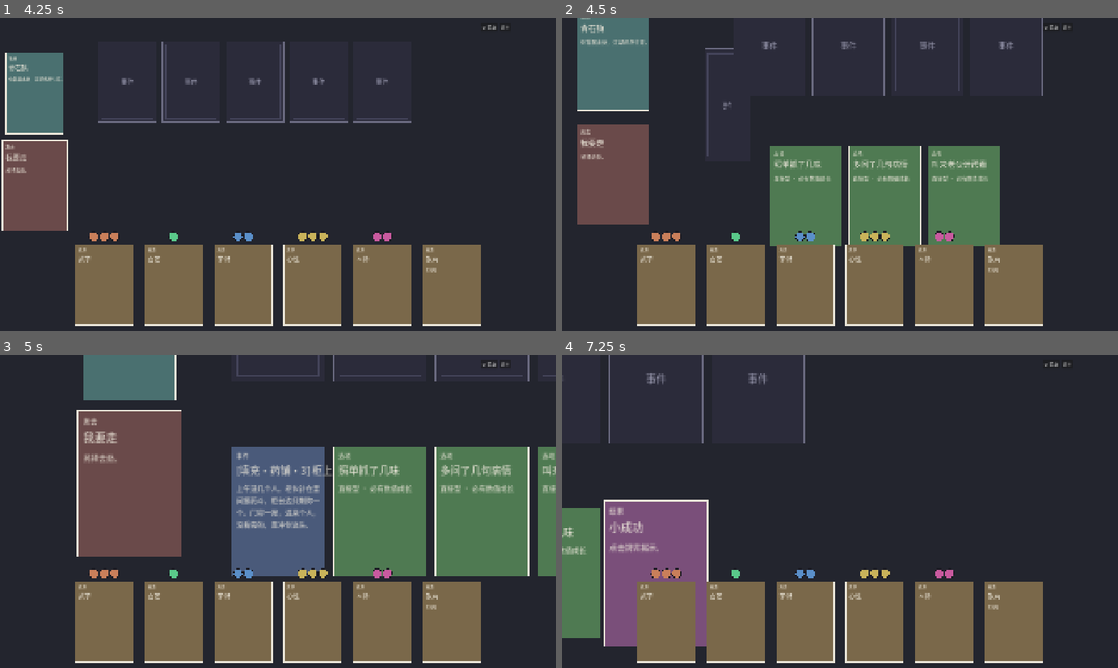
Above: before the commit, frames 1-4 (two rows, left to right).
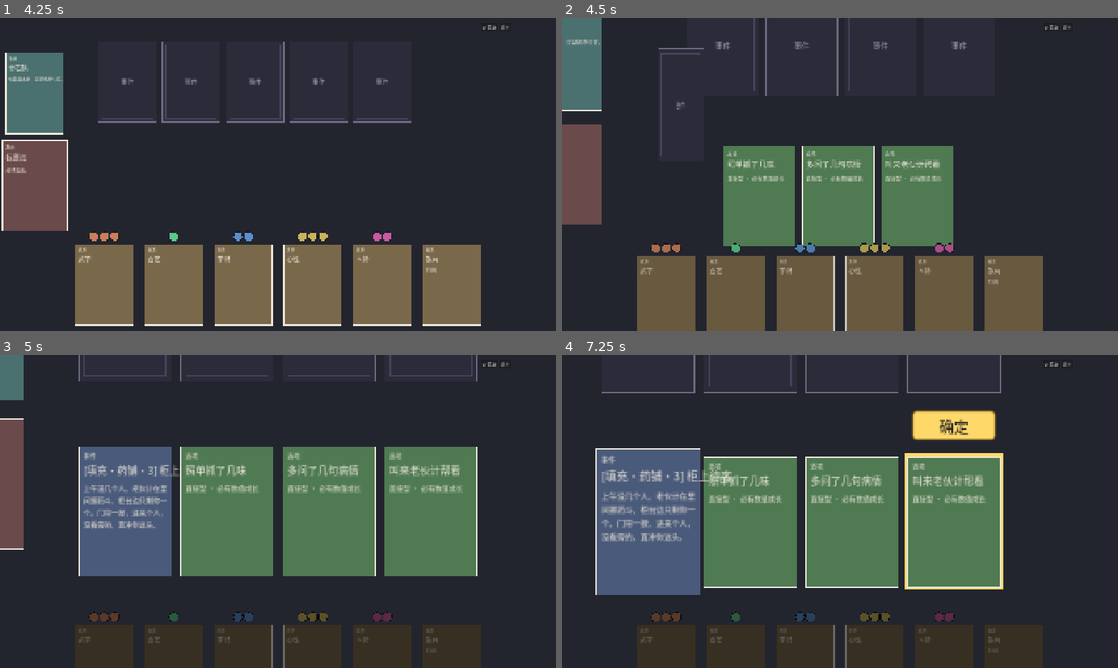
Above: after the commit, the same moments.

Repository: lwbiuchsjk/zhengdao-cards
Game: Godot game, scene res://card_table.tscn
The game is run twice, just before and just after one commit, with the same random seed, the same clock (stepped at 60 frames per second) and the same inputs.
Inputs (mouse positions are in pixels of both pictures, inside the frame that each line leads up to):
- Up to frame 1 (4.25 s): click "⚙ 菜单" at 0.5 s; click "⚙ 菜单" at 1.25 s; click "⚙ 菜单" at 2 s; tap Enter at 2.75 s; drag from (33, 93) to (33, 187) at 2.77 s; tap Space at 3.5 s; drag from (33, 277) to (33, 187) at 3.52 s
- Up to frame 2 (4.5 s): tap Enter at 4.25 s; move the mouse to (689, 80) at 4.27 s; click (689, 80) at 4.42 s
- Up to frame 3 (5 s): no input
- Up to frame 4 (7.25 s): drag from (940, 511) to (667, 621) at 5.02 s; click (795, 433) at 5.75 s, where only the run before the commit has a clickable "确定"; tap Space at 6.5 s; drag from (890, 511) to (656, 574) at 6.52 s

Frame 1 is identical in both runs. In frame 2, 21% of the frame differs, in the area x 0-87%, y 0-100%; in frame 3, 51%; in frame 4, 52%.

Commit message:
feat(UE 聚焦细化): 手牌统一收起+降亮度 + 区域聚焦 + 两步摇镜头
批次三后的聚焦系统 UE 交互细化(真源 §2.5 + §2.9 F):

- 手牌统一收起改版(_apply_hand_focus): L1/L2 聚焦均把所有手牌下移
  HAND_COLLAPSE_DY(150)、不缩小; 可投性改【降亮度压暗】(modulate 乘色
  Color(0.45..), 非 alpha 透明 — 对正式美术贴图友好): 白名单亮/非白名单暗。
- 收起态 hover 上移(card.gd set_hover_lift/_animate_lift): hover 收起手牌
  时除放大外上移回 home 完整显示, unhover 落回。抽 _restore_hand_home
  (升回 home+全亮+清 lift); _clear_option_focus_ui 不再动手牌。
- 聚焦指向固定区域(_focus_region_center = slot 1.5 中点): 事件触发锁定
  因果链区域, 点选项/结局/继续/切换选项均不移镜头(移除 _enter_focus 选项
  zoom 与 _expand_result 平移); 仅总览挂起态直接点选项才聚焦回区域。
- 点继续两步摇镜头(_camera_to_board): 先 zoom out 还原缩放 → 再平移指向
  未展开盘面卡(回盘面/骨架·自省登场同此)。拆 _focus_teardown_snap(解聚焦
  不移镜头, 镜头去向交调用方); _clear_event_chain 改用它。

验证: 编译 0 + A1 25/25 + F1 21/21 + smoke_batch2_loop 15/15 + 主场景
无报错 + GUI 验收通过。本地 /code-review(codex 异步卡死回退): 1 项已修
(_camera_to_board tween 未存句柄→后续聚焦杀不掉致双镜头抢镜, 现存
_restore_cam_tween)+ 1 低危(hover 上移与位移 tween 基准位竞态, 实际
不可达, 留 UE pass 观察)。

Co-Authored-By: Claude Opus 4.8 (1M context) <noreply@anthropic.com>

Diff:
--- a/scripts/ui/card.gd
+++ b/scripts/ui/card.gd
@@ -54,6 +54,11 @@
 var _base_scale: Vector2 = Vector2.ONE
 var _flip_tween: Tween
 var _scale_tween: Tween
+# 收起态 hover 上移(手牌聚焦收起后, hover 这张卡上移 _hover_lift 让卡身完整回屏内; 由 card_table 设)。
+var _hover_lift: float = 0.0
+var _lift_tween: Tween
+var _lift_applied: bool = false   # 当前是否处于 hover 上移态(避免重复/漏还原)
+var _pre_lift_y: float = 0.0      # 上移前的 y(unhover 还原目标)
 var _title_label: Label
 var _body_label: Label
 var _type_label: Label
@@ -208,6 +213,11 @@
 	_hovered = true
 	z_index = 10  # 抬升避免被邻卡遮挡
 	_animate_scale(_base_scale * HOVER_SCALE)
+	# 收起态: hover 上移 _hover_lift, 让卡身完整回屏内(从当前收起位起算, unhover 还原)。
+	if _hover_lift > 0.0 and not _lift_applied:
+		_lift_applied = true
+		_pre_lift_y = position.y
+		_animate_lift(_pre_lift_y - _hover_lift)
 
 func _on_mouse_exited() -> void:
 	if _state == State.DISABLED:
@@ -215,6 +225,16 @@
 	_hovered = false
 	z_index = 0
 	_animate_scale(_base_scale)
+	if _lift_applied:
+		_lift_applied = false
+		_animate_lift(_pre_lift_y)  # 落回收起位
+
+## 设置收起态 hover 上移量(由 card_table 在收起/还原手牌时调; 0 = 不上移)。
+## 还原时若正处于上移态, 只清状态标志 —— position 由 card_table 的归位 tween 接管。
+func set_hover_lift(amount: float) -> void:
+	_hover_lift = amount
+	if amount == 0.0:
+		_lift_applied = false
 
 ## hover 放大 / 复位的平滑缩放; 翻牌进行中不抢 scale(P2-4)
 func _animate_scale(to: Vector2) -> void:
@@ -225,6 +245,14 @@
 	_scale_tween = create_tween()
 	_scale_tween.set_trans(Tween.TRANS_QUAD).set_ease(Tween.EASE_OUT)
 	_scale_tween.tween_property(self, "scale", to, 0.12)
+
+## hover 上移 / 落回的平滑位移(仅动 y; 独立 tween, 不与 card_table 的位移 tween 共用句柄)
+func _animate_lift(target_y: float) -> void:
+	if _lift_tween and _lift_tween.is_running():
+		_lift_tween.kill()
+	_lift_tween = create_tween()
+	_lift_tween.set_trans(Tween.TRANS_QUAD).set_ease(Tween.EASE_OUT)
+	_lift_tween.tween_property(self, "position:y", target_y, 0.12)
 
 ## Area2D 输入: 左键按下 = 点击(消费事件, 不触发牌桌平移); 同时通知牌桌"按下落在卡上"(聚焦取消判定)
 func _on_area_input(_viewport: Node, event: InputEvent, _shape_idx: int) -> void:
--- a/scripts/ui/card_table.gd
+++ b/scripts/ui/card_table.gd
@@ -62,6 +62,9 @@
 # ---- 聚焦状态机(§2.9 F: 总览/挂起 → L1 事件焦点 → L2 选项焦点 → 结果态) ----
 # 三状态律: ① 点任一因果链卡=聚焦它 ② 拍桌空白=解除回总览(事件挂起非退出) ③ 确定不解除、继续才解除。
 const FOCUS_ZOOM := Vector2(1.6, 1.6)   # 聚焦放大倍率(手感, 可调; 精调留 UE pass)
+const HAND_COLLAPSE_DY := 150.0                 # 聚焦时手牌统一下移量(收起; = hover 上移量, 回 home 完整显示)
+const HAND_DIM_COLOR := Color(0.45, 0.45, 0.45, 1.0)  # 非白名单收起压暗(降亮度·不透明; modulate 乘色, 对美术友好)
+                                                #   白名单保持 Color.WHITE(不压暗, 凸显可投)。不用 alpha(会变半透明看穿)
 var _event_card: CardScn = null         # F3: 当前 active 事件卡(L1 聚焦目标 + 总览挂起态点它重聚焦入口)
 var _sealed: bool = false               # F5 封缄态: 确定后置位, 此后选项/事件不可再聚焦改选
 var _focus_active: bool = false         # L2: 选项级聚焦中(可投入/确定); L1 与总览均为 false
@@ -360,9 +363,10 @@
 		tw.tween_property(chosen, "position", _chain_origin, 0.30).set_trans(Tween.TRANS_QUAD).set_ease(Tween.EASE_OUT)
 	chosen.flip_to(true)
 	_event_card = chosen          # F3: 记 active 事件卡(L1 聚焦目标 + 重聚焦入口; chosen.clicked 已连 _on_board_pick)
-	# F3 L1 事件级聚焦: 镜头聚焦事件卡 → 再展开选项(§2.9 F: 总览 → L1)。
-	# 传 _chain_origin(事件卡飞行终点)而非读飞行中 global_position(codex P2)。
-	_focus_camera_on(_chain_origin)
+	# F3 L1 事件级聚焦: 镜头聚焦【因果链区域】(非具体卡 — 事件/选项/结局/继续同处一区, 触发即固定;
+	# 此后点各卡不再移镜头)+ 收起手牌(空白名单 → 全收起+全压暗) → 再展开选项(§2.9 F: 总览 → L1)。
+	_focus_camera_on(_focus_region_center())
+	_apply_hand_focus([])   # L1: 还没选选项, 无白名单 → 所有手牌收起+压暗
 	if not _options_shown:
 		_options_shown = true
 		_expand_options()
@@ -434,6 +438,11 @@
 
 # ---------- 聚焦状态机公共原语(§2.9 F) ----------
 
+## 事件聚焦【区域】中心(point 1): 框住 事件→选项→结局→继续 整条因果链(slot 0~3 中点 = slot 1.5)。
+## 聚焦指向此固定区域而非具体卡 —— 事件触发即锁定, 选项/结局/继续出现不改镜头, 点各卡只触发选中/点击效果。
+func _focus_region_center() -> Vector2:
+	return _chain_origin + Vector2(SLOT_DX * 1.5, 0.0)
+
 ## 聚焦到某世界坐标(F3 通用子函数, L1 事件级 / L2 选项级 / 重聚焦 共用):
 ## 传目标世界坐标(非读节点 global_position — 避免目标卡仍在飞行中 tween 时取到旧位, codex P2)。
 ## 入口先 kill 待定的还原 tween(防其 chained callback 误清 _pre_focus_saved, codex P1)。
@@ -451,10 +460,26 @@
 	cam_tw.tween_property(_camera, "position", world_pos, 0.30).set_trans(Tween.TRANS_QUAD).set_ease(Tween.EASE_OUT)
 	cam_tw.tween_property(_camera, "zoom", FOCUS_ZOOM, 0.30).set_trans(Tween.TRANS_QUAD).set_ease(Tween.EASE_OUT)
 
-## 仅平移镜头到世界坐标(保持当前 zoom): 封缄后呈现结果卡用(§2.9 F: 结果态仍聚焦)。
-func _pan_camera_to(world_pos: Vector2) -> void:
+## 继续后摇镜头指向剩余盘面卡(point 2): 平移到盘面卡中心 + 还原总览 zoom(从事件区 zoom-out 移向盘面),
+## 引导玩家"还有待办事件, 继续盲选"。回盘面(剩余多张)/ 骨架·自省登场(单张新卡)同此 —— 指向那批新卡。
+func _camera_to_board() -> void:
+	var sum := Vector2.ZERO
+	var n := 0
+	for node in _board_cards:
+		if is_instance_valid(node):
+			sum += (node as Node2D).position
+			n += 1
+	if n == 0:
+		return
+	if _restore_cam_tween != null and _restore_cam_tween.is_valid():
+		_restore_cam_tween.kill()
+	_restore_cam_tween = null
+	var center: Vector2 = sum / float(n)
+	# 两步串行(默认非并行): 先 zoom out 还原总览缩放(位置不动, 仍在事件区), 再平移指向未展开的盘面卡。
 	var tw := _camera.create_tween()
-	tw.tween_property(_camera, "position", world_pos, 0.30).set_trans(Tween.TRANS_QUAD).set_ease(Tween.EASE_OUT)
+	tw.tween_property(_camera, "zoom", _pre_focus_cam_zoom, 0.30).set_trans(Tween.TRANS_QUAD).set_ease(Tween.EASE_OUT)
+	tw.tween_property(_camera, "position", center, 0.40).set_trans(Tween.TRANS_QUAD).set_ease(Tween.EASE_OUT)
+	_restore_cam_tween = tw   # 存句柄(F1): 摇镜头途中玩家盲选下一张 → _focus_camera_on 会 kill 它, 防双镜头 tween 抢镜
 
 ## 重聚焦事件卡(§2.9 F: 总览挂起态/L1 点事件卡 → L1; 若当前在 L2 则先退选项回 L1, 镜头转事件不回总览)。
 func _refocus_event() -> void:
@@ -463,20 +488,26 @@
 	if _focus_active:
 		_flyback_invested_markers()   # L2 → L1: 未确定的投入飞回(可逆)
 		_clear_option_focus_ui()
-	_focus_camera_on(_chain_origin)   # 事件卡恒在 _chain_origin(已落位)
-
-## 清选项级(L2)UI: 取消选中 + 释放确定按钮/难度 + 手牌归位 + 复位 L2 标志。不动镜头、不飞回标记
-## (飞回/消耗由调用方按场景决定: 切换/取消飞回, 确定消耗)。
-func _clear_option_focus_ui() -> void:
+	_focus_camera_on(_focus_region_center())   # 重聚焦【区域】(非具体卡; point 1)
+	_apply_hand_focus([])             # L1: 手牌保持收起、改全压暗(L2→L1 不升起再收, 仅改亮度)
+
+## 手牌全部归位总览态: 升回 home + 原大小 + 全亮 + 清 hover 上移量。仅解除聚焦回总览时调
+## (L2→L1 重聚焦不调 —— 那里手牌保持收起、仅改压暗)。
+func _restore_hand_home() -> void:
 	for key in _hand_cards:
 		var rt: String = key
 		var card: Node2D = _hand_cards[rt]
 		var home: Vector2 = _hand_home[rt]
+		card.set_hover_lift(0.0)   # 清收起态 hover 上移
 		var tw := card.create_tween()
 		tw.set_parallel(true)
 		tw.tween_property(card, "position", home, 0.25)
 		tw.tween_property(card, "scale", Vector2.ONE, 0.25)
-		tw.tween_property(card, "modulate:a", 1.0, 0.25)
+		tw.tween_property(card, "modulate", Color.WHITE, 0.25)  # 复原亮度(对应压暗的 modulate)
+
+## 清选项级(L2)UI: 取消选中 + 释放确定按钮/难度 + 复位 L2 标志。不动手牌位置(由调用方决定归位/重收起)、
+## 不动镜头、不飞回标记(飞回/消耗由调用方按场景决定: 切换/取消飞回, 确定消耗)。
+func _clear_option_focus_ui() -> void:
 	if _focused_option != null and is_instance_valid(_focused_option):
 		_focused_option.set_selected(false)
 	if _confirm_btn != null and is_instance_valid(_confirm_btn):
@@ -507,31 +538,31 @@
 	_focus_whitelist = whitelist
 	_focus_threshold = threshold
 	option.set_selected(true)
-	_focus_camera_on(option.global_position)   # L2: 镜头收紧到选项(选项已落位, global_position 即终点)
+	# point 1: 选项聚焦【不移镜头】(区域固定)。仅当从总览(挂起)直接点选项进入(未在聚焦态)才先聚焦区域;
+	# 已在 L1/L2 内点选项/切换选项 → 镜头不动, 只换选中高亮 + 手牌白名单。
+	if not _pre_focus_saved:
+		_focus_camera_on(_focus_region_center())
 	_apply_hand_focus(whitelist)
 	_update_difficulty(opt_type, threshold)
 	if _confirm_btn == null:
 		_build_confirm_button()
 
-## 手牌响应: 非白名单收起(下沉+缩小+变暗); 白名单维持原位(靠 zoom + 他卡收起已足够凸显)。
-## 直接型(空白名单) → 任何 rt 均不在白名单 → 所有手牌都收起。
+## 手牌聚焦响应(L1 事件级 / L2 选项级 统一收起): **所有手牌一律下移**(统一姿态, 不缩小)。
+## 仅用【压暗】区分白名单: 白名单卡保持高亮(凸显可投), 非白名单压暗。L1 传空白名单 → 全收起+全压暗。
+## 下移后卡身多半滑出屏底, 故给每张设 hover 上移量(= 下移量)→ hover 时回 home 完整显示(见 card.gd)。
 func _apply_hand_focus(whitelist: Array) -> void:
 	for key in _hand_cards:
 		var rt: String = key
 		var card: Node2D = _hand_cards[rt]
 		var home: Vector2 = _hand_home[rt]
-		var to_pos: Vector2 = home
-		var to_scale: Vector2 = Vector2.ONE
-		var to_alpha: float = 1.0
-		if not (rt in whitelist):  # 非白名单(含 DIRECT 全部) → 收起
-			to_pos = home + Vector2(0, 150)
-			to_scale = Vector2(0.7, 0.7)
-			to_alpha = 0.4
+		var to_pos: Vector2 = home + Vector2(0, HAND_COLLAPSE_DY)  # 所有手牌统一下移
+		var to_color: Color = Color.WHITE if (rt in whitelist) else HAND_DIM_COLOR  # 仅压暗(降亮度)区分白名单
 		var tw := card.create_tween()
 		tw.set_parallel(true)
 		tw.tween_property(card, "position", to_pos, 0.25)
-		tw.tween_property(card, "scale", to_scale, 0.25)
-		tw.tween_property(card, "modulate:a", to_alpha, 0.25)
+		tw.tween_property(card, "modulate", to_color, 0.25)  # 压暗 = modulate 乘色降亮度(非 alpha, 不透明)
+		# scale 保持原大小(不缩小); 收起态 hover 上移 HAND_COLLAPSE_DY → 回 home 完整可见。
+		card.set_hover_lift(HAND_COLLAPSE_DY)
 
 ## 难度提示(鉴定型): 顶部居中显示需投入标记数; 直接型无
 func _update_difficulty(opt_type: int, threshold: int) -> void:
@@ -604,13 +635,14 @@
 			m.queue_free()
 	_invested_markers.clear()
 	_sealed = true
-	_clear_option_focus_ui()   # 退 L2 UI(确定按钮/难度/手牌归位/取消选中), 镜头保持聚焦态(不还原总览)
+	_clear_option_focus_ui()   # 退 L2 UI(确定按钮/难度/取消选中), 镜头保持聚焦态; 手牌保持收起(到点继续才归位)
 	if is_instance_valid(option):
 		_commit_option(option)
-		_expand_result(option_id, opt_type, tier)  # 内部 _pan_camera_to 结果卡(仍聚焦)
-
-## 解除聚焦回总览(§2.9 F: 拍桌空白 / 点继续 触发): 投入标记飞回 → 镜头还原总览 → 退 L2 UI。
+		_expand_result(option_id, opt_type, tier)  # 结果卡落在固定区域内, 不移镜头(point 1)
+
+## 解除聚焦回总览(§2.9 F: 拍桌空白触发): 投入标记飞回 → 镜头还原总览 pos+zoom → 手牌归位 → 退 L2 UI。
 ## 事件状态保留(挂起, 非退出); pre_focus 还原 tween 完成后才清标志(中途再聚焦仍用原总览镜头)。
+## (点继续 = 事件结束, 走 _clear_event_chain → _focus_teardown_snap + _camera_to_board, 镜头去盘面而非原总览。)
 func _unfocus_to_overview() -> void:
 	_flyback_invested_markers()
 	if _pre_focus_saved:
@@ -620,6 +652,18 @@
 		cam_tw.tween_property(_camera, "zoom", _pre_focus_cam_zoom, 0.30).set_trans(Tween.TRANS_QUAD).set_ease(Tween.EASE_OUT)
 		cam_tw.chain().tween_callback(func() -> void: _pre_focus_saved = false)
 		_restore_cam_tween = cam_tw   # 存句柄: 还原途中若重聚焦, _focus_camera_on 会 kill 它(防 callback 误清标志)
+	_restore_hand_home()   # 手牌升回 home + 全亮 + 清 hover 上移(总览态)
+	_clear_option_focus_ui()
+
+## 拆解聚焦【不移镜头】(事件结束/点继续用; 镜头去向由调用方决定 — _on_continue 接 _camera_to_board 去盘面):
+## 投入标记飞回 → kill 待定还原 tween + 即时清聚焦标志 → 手牌归位 → 退 L2 UI。
+func _focus_teardown_snap() -> void:
+	_flyback_invested_markers()
+	if _restore_cam_tween != null and _restore_cam_tween.is_valid():
+		_restore_cam_tween.kill()
+	_restore_cam_tween = null
+	_pre_focus_saved = false
+	_restore_hand_home()
 	_clear_option_focus_ui()
 
 ## 卡/标记在 picking 阶段(_unhandled 之后)通知本表"本次按下落在卡上";
@@ -746,8 +790,7 @@
 	res.position = Vector2(_chain_origin.x + SLOT_DX * 2.0, _chain_origin.y)  # 结果在选中选项右侧
 	_chain_nodes.append(res)
 	res.clicked.connect(func(c: CardScn) -> void: _reveal_result(c, outcome))
-	# §2.9 F 结果态: 仍聚焦, 镜头平移呈现结果(选中选项与结果之间, 兼顾两者); 解除留到点继续。
-	_pan_camera_to(Vector2(_chain_origin.x + SLOT_DX * 1.5, _chain_origin.y))
+	# point 1: 结果卡出现【不移镜头】—— 它本就落在固定区域内(区域已框住 事件→结局→继续), 镜头不动。
 
 ## 揭示结果(§3): 封缄 → 屏息 → 翻牌 → 显式档位 → 生成可领取标记
 func _reveal_result(card: CardScn, outcome: Dictionary) -> void:
@@ -847,6 +890,7 @@
 		# _clear_board 物理回收余背节点; 再摊出 1 张卡背(骨架/自省同通道)。
 		_clear_board()
 		_populate_board(window)
+	_camera_to_board()   # point 2: 摇镜头指向剩余盘面(回盘面)/ 新登场骨架·自省卡, 引导继续
 
 ## 盘面 ↔ 引擎 handQueue 对账(调试断言): 继续回盘面时, pack_window 返回的剩余 uid 集合
 ## 应与现存盘面镜像卡的 uid 集合一致(持久盘面不重摊, 仅复用既有节点)。不一致只告警, 不中断。
@@ -874,9 +918,8 @@
 ## 触发点: 【继续】卡推进时调(_on_continue, 普通→回盘面 / single→骨架·自省前先清当前链); 开包防御性调用。
 ## 回收范围: 事件卡 + 选项卡 + 结果卡 + 【继续】卡 + 未领取标记(_chain_nodes), 不含 _board_cards。
 func _clear_event_chain() -> void:
-	# §2.9 F「点继续 → 解除聚焦回总览」: 事件结束清场前先解除聚焦(L1/L2/结果态/封缄态均还原镜头)。
-	if _pre_focus_saved:
-		_unfocus_to_overview()
+	# 事件结束清场前先拆解聚焦【不移镜头】(L1/L2/结果态/封缄态均拆): 镜头去向交 _on_continue(摇向盘面, point 2)。
+	_focus_teardown_snap()
 	for node in _chain_nodes:
 		if not is_instance_valid(node):
 			continue
Not shown, changed: CLAUDE.md
